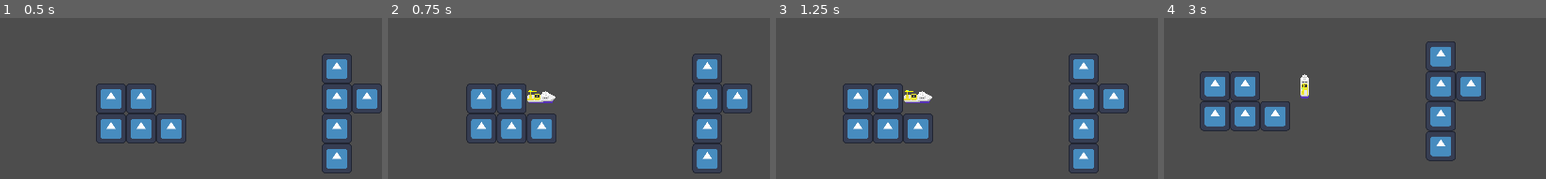
Above: before the commit, frames 1-4 (left to right).
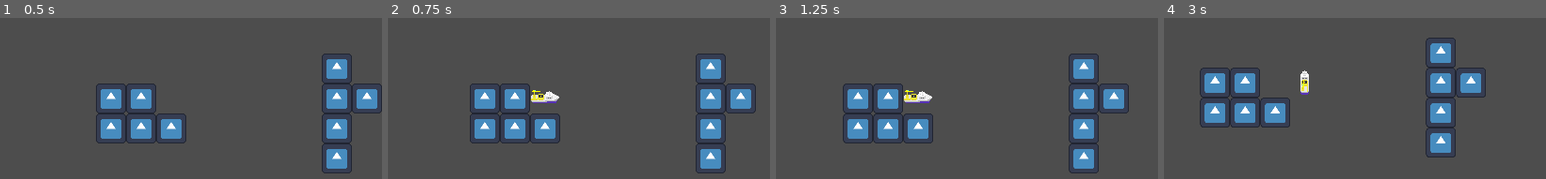
Above: after the commit, the same moments.

Repository: studentkrisk/minijam134
Game: Godot game, scene res://World/world.tscn
The game is run twice, just before and just after one commit, with the same random seed, the same clock (stepped at 60 frames per second) and the same inputs. The engine's default icon, where the game draws it, is replaced by a stand-in: a white triangle on a blue panel in a dark square.
Inputs:
- Up to frame 1 (0.5 s): no input
- Up to frame 2 (0.75 s): tap Enter at 0.5 s; hold D (game_right) from 0.53 s (still down); tap Space (wait) at 0.6 s
- Up to frame 3 (1.25 s): keep holding D (game_right)
- Up to frame 4 (3 s): release D (game_right) at 1.28 s; hold S (game_down) 1.28-2.03 s; tap Space (wait) at 1.35, 2.1, 2.85 s; hold D (game_right) 2.03-2.78 s; hold W (game_up) from 2.78 s (still down)

Frame 1 is identical in both runs. In frame 2, 5.6% of the frame differs, in the area x 20-97%, y 22-97%; in frame 3, 0.2%; in frame 4, 5.7%, in the area x 9-85%, y 12-89%.

Commit message:
Better Turns

Diff:
--- a/Enemies/Pirates.gd
+++ b/Enemies/Pirates.gd
@@ -4,7 +4,6 @@
 var can_shoot = true
 
 @onready var Cannon = preload("res://Enemies/cannon.tscn")
-
 
 func _turn():
 	if player != null:
--- a/Player/Player.gd
+++ b/Player/Player.gd
@@ -6,13 +6,13 @@
 
 func _physics_process(delta):
 	$AnimationTree.active = !$AnimationTree.active
-	if not $Raycast2D.is_colliding():
+	if not $Raycast2D.is_colliding() and $Wait.is_stopped():
 		#global_position += $Raycast2D.target_position
 		var tween = create_tween()
-		tween.tween_property(self, "global_position", global_position + $Raycast2D.target_position, 0.01)
+		tween.tween_property(self, "global_position", global_position + $Raycast2D.target_position, 0.1)
 		tween.play()
 		if moving:
-			emit_signal("turn_end")
+			$Wait.start(0.1)
 			moving = false
 	moving = false
 
@@ -34,3 +34,6 @@
 func _on_hurtbox_body_entered(body):
 	print("hit")
 	body.queue_free()
+
+func _on_wait_timeout():
+	emit_signal("turn_end")
--- a/Player/Player.tscn
+++ b/Player/Player.tscn
@@ -151,4 +151,8 @@
 anim_player = NodePath("../AnimationPlayer")
 parameters/blend_position = Vector2(0, 0)
 
+[node name="Wait" type="Timer" parent="."]
+one_shot = true
+
 [connection signal="body_entered" from="Hurtbox" to="." method="_on_hurtbox_body_entered"]
+[connection signal="timeout" from="Wait" to="." method="_on_wait_timeout"]
